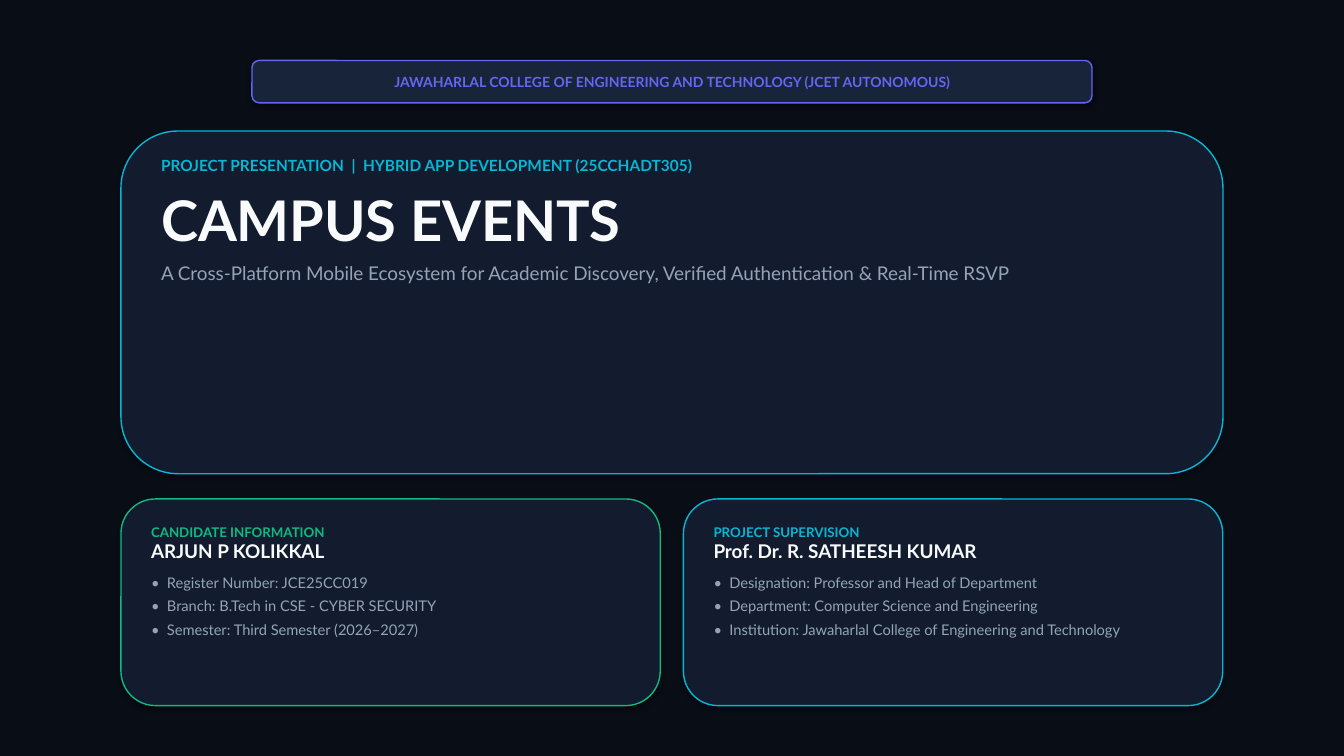
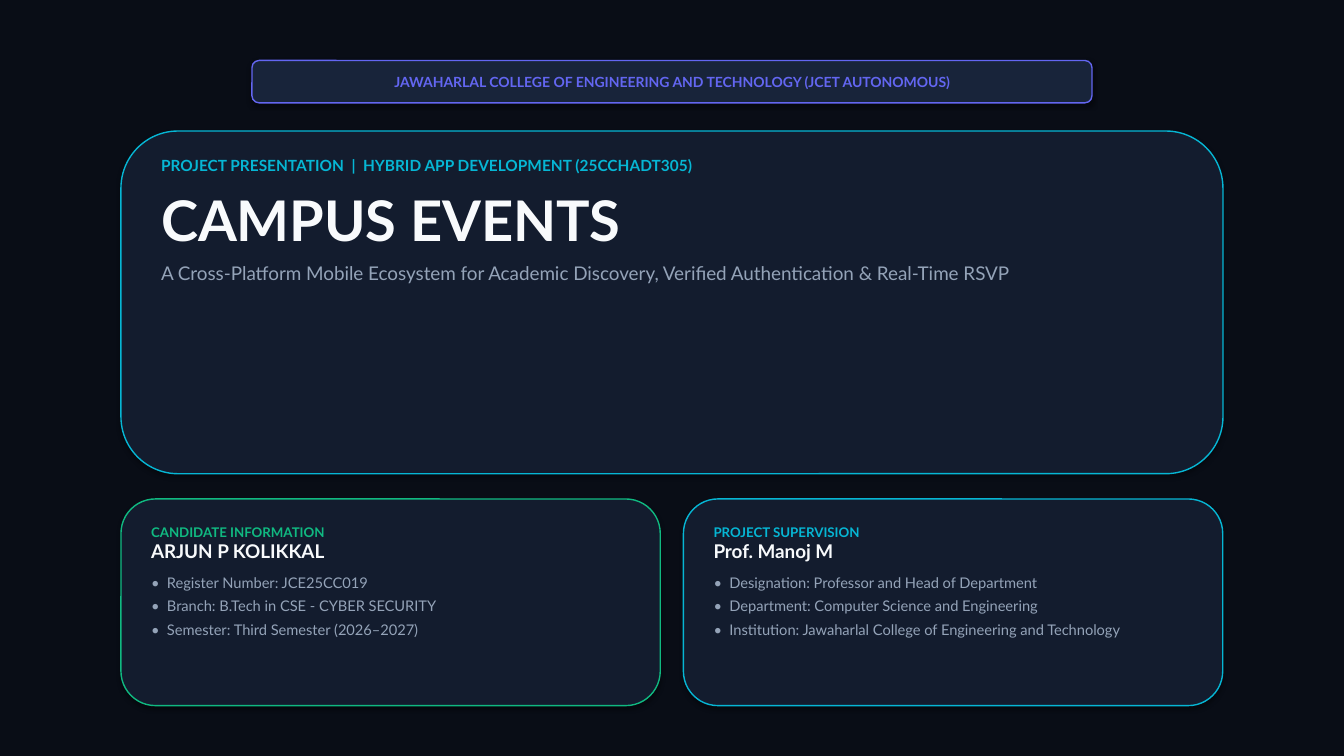
Before and after one commit to arjunak18/campus-events, a slide deck: slide 1 of CAMPUS_EVENTS_PRESENTATION.pptx. Drawn at 1344x756 pixels with LibreOffice and Linux fonts; fonts in the diff are those of the drawing. Boxes give left, top, right and bottom in pixels: in the first picture for what was removed or moved away, otherwise in the second. Text is boxed around its words. In the diff, an @@ line names an element or a change of style, - is before the commit and + after.

Commit message:
chore(report): update Head of Department (HoD) to Prof. Manoj M

```diff
--- a/CAMPUS_EVENTS_PRESENTATION.pptx
+++ b/CAMPUS_EVENTS_PRESENTATION.pptx
@@ text at (714, 544, 833, 562): text changed @@
-Prof. Dr. R. SATHEESH KUMAR
+Prof. Manoj M
```
Also in this commit, not shown: 1 other slide changed, 16 other files.
